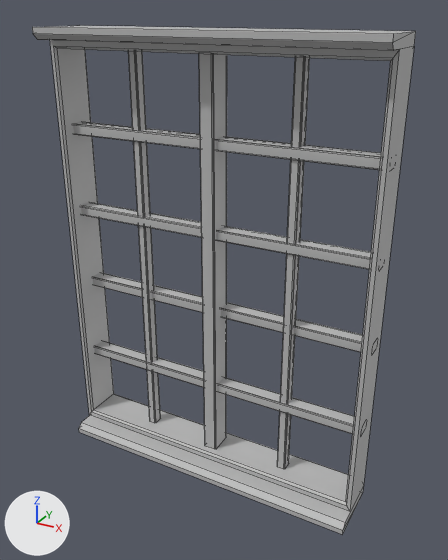
A saved change to the FBX model Assets/Models/Mansion/NewMansion/Fbx/Marco_Ventana.fbx.
Both versions are drawn from a 50 mm camera at (1.19, -2.04, 1.96) aimed at (0.06, 0.02, 0.93). Lighting does not change. The marker at lower left points along +X, +Y and +Z. Mesh edges are drawn as thin lines.

Before the edit, the objects in view are built like this:
```python
me_mesh = bpy.data.meshes.new('Mesh')
me_mesh.from_pydata(...)  # 210 vertices, 124 faces; spans x -69.0..69.0, y 0.0..189.0, z -14.0..14.0
me_mesh.materials.append(mat_lambert1)  # grey #bcbcbc
me_mesh_001 = bpy.data.meshes.new('Mesh.001')
me_mesh_001.from_pydata(...)  # 184 vertices, 104 faces; spans x 0.0..67.0, y 0.0..180.0, z 0.0..8.0
me_mesh_001.materials.append(mat_lambert1)  # grey #bcbcbc
me_mesh_002 = bpy.data.meshes.new('Mesh.002')
me_mesh_002.from_pydata(...)  # 184 vertices, 104 faces; spans x -67.0..0.0, y 0.0..180.0, z 0.0..8.0
me_mesh_002.materials.append(mat_lambert1)  # grey #bcbcbc
ob_marco_ventana = bpy.data.objects.new('Marco_Ventana', me_mesh)
ob_marco_ventana.location = (0.0, 0.0, 0.0)
ob_marco_ventana.rotation_euler = (1.571, 0.0, 0.0)  # degrees (90, 0, 0)
ob_marco_ventana.scale = (0.01, 0.01, 0.01)
ob_puerta_ventana_d = bpy.data.objects.new('Puerta_Ventana_D', me_mesh_001)
ob_puerta_ventana_d.parent = ob_marco_ventana
ob_puerta_ventana_d.location = (-67.75, 4.574, 4.641)
ob_puerta_ventana_d.hide_viewport = True
ob_puerta_ventana_i1 = bpy.data.objects.new('Puerta_Ventana_I1', me_mesh_002)
ob_puerta_ventana_i1.parent = ob_marco_ventana
ob_puerta_ventana_i1.location = (67.75, 4.574, 4.641)
ob_puerta_ventana_i1.hide_viewport = True
```
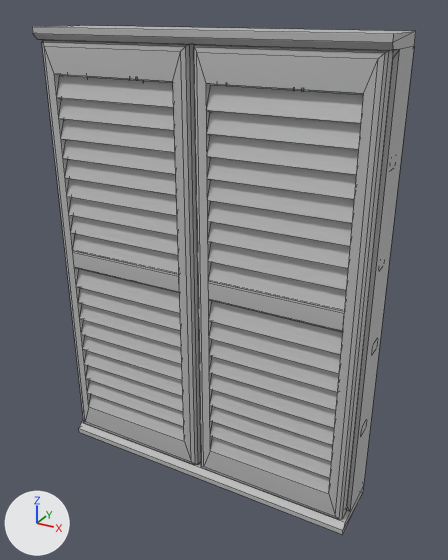
What differs and where, as boxes (x1, y1, x2, y2) in the pictures (448 x 560 px):
'Puerta_Ventana_I1', shown: after (194, 44, 394, 519)
'Puerta_Ventana_D', shown: after (42, 40, 201, 465)
'Marco_Ventana', unchanged, covered by the edit: (32, 25, 416, 535) in both

The change in detail:
Object 'Puerta_Ventana_I1' (ob_puerta_ventana_i1) is now shown.
Object 'Puerta_Ventana_D' (ob_puerta_ventana_d) is now shown.
